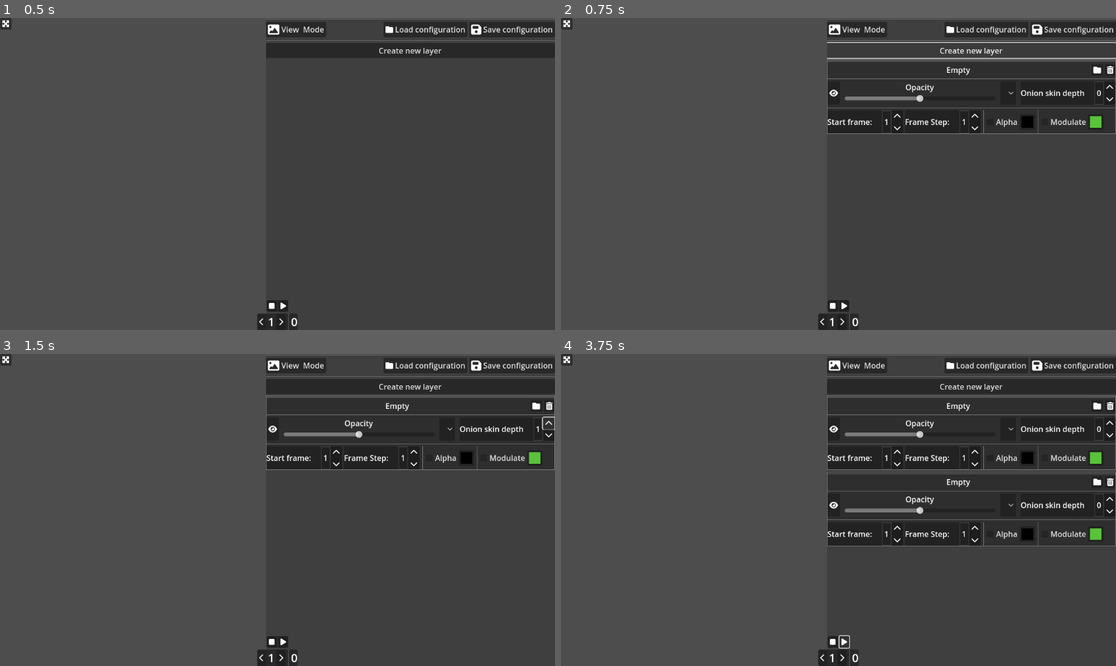
Above: before the commit, frames 1-4 (two rows, left to right).
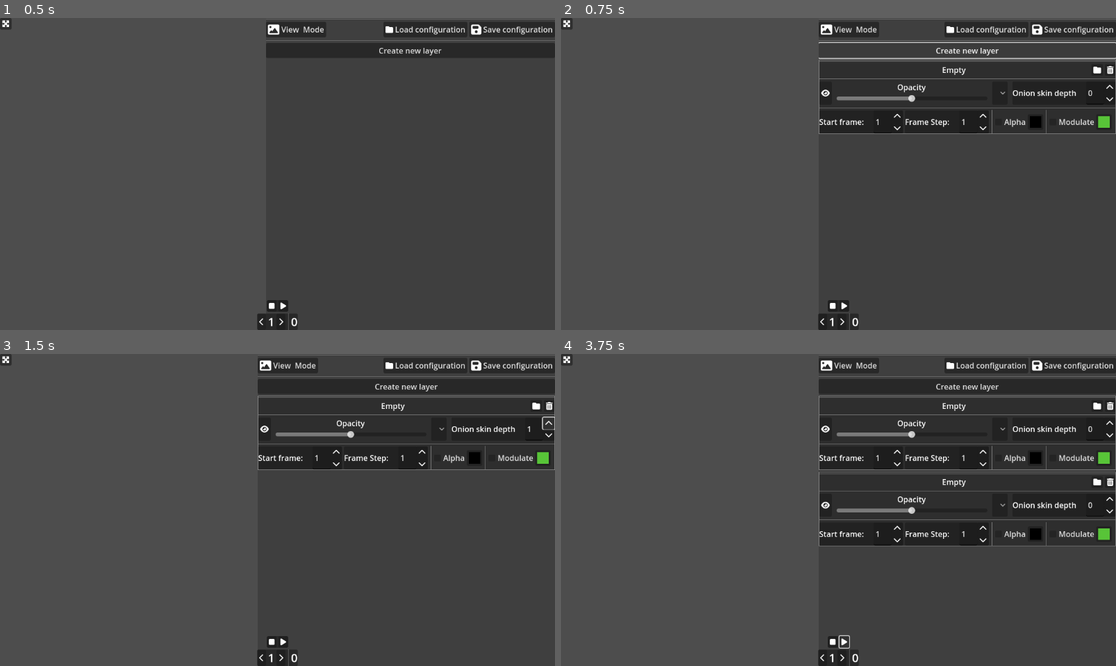
Above: after the commit, the same moments.

Repository: NectoT/GodotLayeredSlideshows
Game: Godot game, scene res://scenes/App.tscn
Two runs of this game, one before a commit and one after it. Both use one fixed random seed, a clock stepped at 60 frames per second and the inputs below.
Inputs (mouse positions are in pixels of both pictures, inside the frame that each line leads up to):
- Up to frame 1 (0.5 s): no input
- Up to frame 2 (0.75 s): click "Create new layer" at 0.5 s
- Up to frame 3 (1.5 s): click (549, 422) at 1.27 s
- Up to frame 4 (3.75 s): click (1110, 435) at 2.02 s; click "Create new layer" at 2.75 s; click (844, 641) at 3.5 s

Frame 1 is identical in both runs. In frame 2, 1.8% of the frame differs, in the area x 46-99%, y 0-38%; in frame 3, 1.9%; in frame 4, 3.3%, in the area x 46-99%, y 0-62%.

Commit message:
Число в NumberInput может меняться с клавиатуры
Для скрытия UI выбрана другая клавиша для избежания конфликта со стиранием текста

Diff:
--- a/project.godot
+++ b/project.godot
@@ -19,7 +19,7 @@
 
 toggle_ui={
 "deadzone": 0.5,
-"events": [Object(InputEventKey,"resource_local_to_scene":fa …(146 unchanged characters)… se,"keycode":0,"physical_keycode":4194308,"key_label":0,"unicode":0,"echo":false,"script":null)
+"events": [Object(InputEventKey,"resource_local_to_scene":fa …(146 unchanged characters)… se,"keycode":0,"physical_keycode":4194305,"key_label":0,"unicode":0,"echo":false,"script":null)
 ]
 }
 fullscreen_toggle={
--- a/scenes/NumberInput.tscn
+++ b/scenes/NumberInput.tscn
@@ -2,18 +2,8 @@
 
 [ext_resource type="Texture2D" uid="uid://hpmibc5dxtiu" path="res://icons/chevron-up-solid.svg" id="1_7l7p5"]
 [ext_resource type="Script" path="res://ui/number_input.gd" id="1_lrd8r"]
+[ext_resource type="Script" path="res://ui/number_edit.gd" id="2_qjplr"]
 [ext_resource type="Texture2D" uid="uid://cx7l7bwrvm8ss" path="res://icons/chevron-down-solid.svg" id="2_u8mrw"]
-
-[sub_resource type="StyleBoxFlat" id="StyleBoxFlat_0glq5"]
-content_margin_left = 5.0
-content_margin_right = 5.0
-bg_color = Color(0.12549, 0.12549, 0.12549, 1)
-border_width_left = 2
-border_width_top = 2
-border_width_right = 2
-border_width_bottom = 2
-border_color = Color(0.301961, 0.301961, 0.301961, 1)
-border_blend = true
 
 [node name="NumberInput" type="PanelContainer"]
 anchors_preset = 15
@@ -37,14 +27,13 @@
 layout_mode = 2
 text = "Sample:"
 
-[node name="PanelContainer" type="PanelContainer" parent="HBoxContainer"]
-layout_mode = 2
-theme_override_styles/panel = SubResource("StyleBoxFlat_0glq5")
-
-[node name="NumberLabel" type="Label" parent="HBoxContainer/PanelContainer"]
+[node name="NumberEdit" type="LineEdit" parent="HBoxContainer"]
 unique_name_in_owner = true
 layout_mode = 2
-text = "12"
+theme_override_constants/minimum_character_width = 2
+expand_to_text_length = true
+select_all_on_focus = true
+script = ExtResource("2_qjplr")
 
 [node name="VBoxContainer" type="VBoxContainer" parent="HBoxContainer"]
 layout_mode = 2
@@ -58,5 +47,6 @@
 layout_mode = 2
 icon = ExtResource("2_u8mrw")
 
+[connection signal="number_submitted" from="HBoxContainer/NumberEdit" to="." method="change_number"]
 [connection signal="pressed" from="HBoxContainer/VBoxContainer/UpButton" to="." method="_on_up_button_pressed"]
 [connection signal="pressed" from="HBoxContainer/VBoxContainer/DownButton" to="." method="_on_down_button_pressed"]
--- /dev/null
+++ b/ui/number_edit.gd
@@ -0,0 +1,41 @@
+class_name NumberEdit extends LineEdit
+
+signal number_submitted(new_number: int)
+
+@export var number = 0:
+	set(value):
+		_number = value
+		text = str(value)
+		_prev_text = text
+	get:
+		return _number
+
+var _number = 0
+
+var _prev_text = ''
+
+func _ready() -> void:
+	_prev_text = str(number)
+	text_changed.connect(_on_text_changed)
+
+	focus_exited.connect(_on_focus_exited)
+	text_submitted.connect(_on_text_submitted)
+
+
+func _on_text_changed(new_text: String):
+	if new_text.is_valid_int():
+		_number = text.to_int()
+	elif new_text != '':
+		var caret_pos = caret_column
+		text = _prev_text
+		caret_column = caret_pos - 1  # Но почему нужно вычитать единицу?
+
+	_prev_text = text
+
+
+func _on_focus_exited():
+	number_submitted.emit(number)
+
+
+func _on_text_submitted(new_text: String):
+	number_submitted.emit(number)
--- a/ui/number_input.gd
+++ b/ui/number_input.gd
@@ -19,11 +19,11 @@
 
 		if not is_node_ready():
 			await ready
-		_number_label.text = str(number)
+		_number_edit.number = number
 @export var min_number = 0
 
 @onready var _label: Label = %Label
-@onready var _number_label: Label = %NumberLabel
+@onready var _number_edit: NumberEdit = %NumberEdit
 
 
 ## Устанавливает значение хранящегося числа и передаёт сигнал, если число поменялось
@@ -32,6 +32,7 @@
 	number = new_number
 	if number != prev_number:
 		number_changed.emit(number)
+		print(number)
 
 
 func _on_up_button_pressed():
